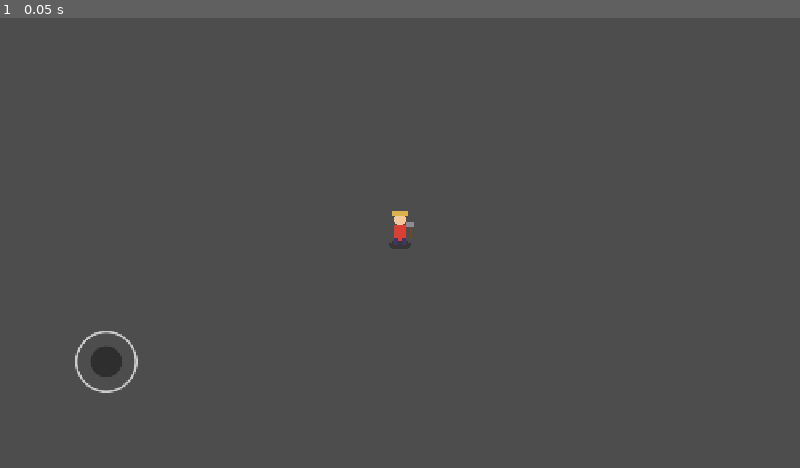
Above: before the commit, frame 1.
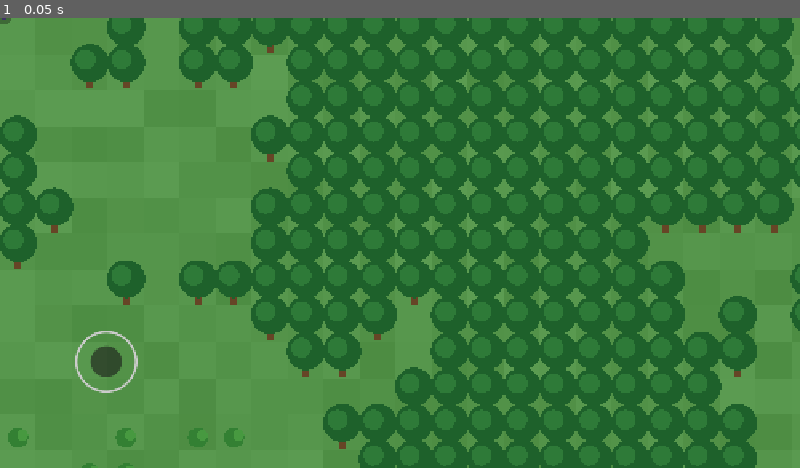
Above: after the commit, the same moment.

Repository: anhtoanmt1-netizen/Survival-tower-defense
Game: Godot game, scene res://scenes/game/game.tscn
The game is run twice, just before and just after one commit, with the same random seed, the same clock (stepped at 60 frames per second) and the same inputs.
Inputs:
- Up to frame 1 (0.05 s): no input

The runs differ from the first frame. In frame 1, 100% of the frame differs, in the area x 0-100%, y 0-100%.
Error before the commit: Parse Error: Cannot infer the type of "n" variable because the value doesn't have a set type. (res://scripts/map_generation/map_generator.gd:240)
Error after the commit: Invalid access to property or key 'moved' on a base object of type 'VirtualJoystick'. (res://scripts/game/game.gd:115)

Commit message:
Add files via upload

Diff:
--- a/scripts/game/game.gd
+++ b/scripts/game/game.gd
@@ -58,7 +58,7 @@
 		return false
 	map = m
 	grid_path = GridPath.new(m)
-	for v in [ground, back, front]:
+	for v: MapView in [ground, back, front]:
 		v.map = m
 		v.player = player
 	camera.limit_left = 0
--- a/scripts/map_generation/map_generator.gd
+++ b/scripts/map_generation/map_generator.gd
@@ -236,11 +236,13 @@
 		head += 1
 		var cx := cur % m.width
 		var cy := cur / m.width
-		for d in [Vector2i(1, 0), Vector2i(-1, 0), Vector2i(0, 1), Vector2i(0, -1)]:
-			var n := Vector2i(cx, cy) + d
-			if m.is_walkable(n) and visited[n.y * m.width + n.x] == 0:
-				visited[n.y * m.width + n.x] = 1
-				queue.append(n.y * m.width + n.x)
+		for k in 4:
+			var nx: int = cx + (1 if k == 0 else (-1 if k == 1 else 0))
+			var ny: int = cy + (1 if k == 2 else (-1 if k == 3 else 0))
+			var n := Vector2i(nx, ny)
+			if m.is_walkable(n) and visited[ny * m.width + nx] == 0:
+				visited[ny * m.width + nx] = 1
+				queue.append(ny * m.width + nx)
 	return visited
 
 
@@ -250,7 +252,7 @@
 	for g in m.gates:
 		if visited[g.y * m.width + g.x] == 0:
 			# Đào hành lang rộng 3 ô từ cổng tới tâm (hình chữ L).
-			var cur := g
+			var cur: Vector2i = g
 			while cur.x != c.x:
 				cur.x += signi(c.x - cur.x)
 				_clear_disc(m, cur, 1)
--- a/scripts/monsters/monster_manager.gd
+++ b/scripts/monsters/monster_manager.gd
@@ -7,7 +7,7 @@
 const MAX_ACTIVE := 150
 const FLOW_MIN_INTERVAL := 0.3
 const HIT_DIST_SQ := 169.0  # 13 px
-const TIER_COLORS: Array[Color] = [
+const TIER_COLORS := [
 	Color(0.30, 0.78, 0.30),  # xanh lá  - thường
 	Color(0.30, 0.50, 0.95),  # xanh dương
 	Color(0.62, 0.32, 0.85),  # tím
--- a/scripts/pathfinding/flow_field.gd
+++ b/scripts/pathfinding/flow_field.gd
@@ -5,11 +5,6 @@
 ## Dùng đúng quy tắc địa hình MapData.is_blocking_terrain như người chơi.
 
 const UNREACHED := 1000000
-const DIRS8: Array[Vector2i] = [
-	Vector2i(1, 0), Vector2i(-1, 0), Vector2i(0, 1), Vector2i(0, -1),
-	Vector2i(1, 1), Vector2i(-1, 1), Vector2i(1, -1), Vector2i(-1, -1),
-]
-
 var width := 0
 var height := 0
 var dist := PackedInt32Array()
@@ -77,17 +72,20 @@
 
 ## Ô kế tiếp (trong 8 hướng, không cắt góc vật cản) gần mục tiêu nhất. Trả về chính c nếu không có đường tốt hơn.
 func next_step(c: Vector2i) -> Vector2i:
-	var best := c
-	var best_d := dist_at(c)
-	for d in DIRS8:
-		var n := c + d
-		if not walk_at(n):
-			continue
-		if d.x != 0 and d.y != 0:
-			if not walk_at(c + Vector2i(d.x, 0)) or not walk_at(c + Vector2i(0, d.y)):
+	var best: Vector2i = c
+	var best_d: int = dist_at(c)
+	for dy in range(-1, 2):
+		for dx in range(-1, 2):
+			if dx == 0 and dy == 0:
 				continue
-		var nd := dist_at(n)
-		if nd < best_d:
-			best_d = nd
-			best = n
+			var n := Vector2i(c.x + dx, c.y + dy)
+			if not walk_at(n):
+				continue
+			if dx != 0 and dy != 0:
+				if not walk_at(Vector2i(c.x + dx, c.y)) or not walk_at(Vector2i(c.x, c.y + dy)):
+					continue  # không cắt góc vật cản
+			var nd: int = dist_at(n)
+			if nd < best_d:
+				best_d = nd
+				best = n
 	return best
--- a/scripts/player/player.gd
+++ b/scripts/player/player.gd
@@ -103,7 +103,7 @@
 
 
 func _collides(p: Vector2) -> bool:
-	for off in [Vector2(-HALF, -HALF), Vector2(HALF, -HALF), Vector2(-HALF, HALF), Vector2(HALF, HALF)]:
+	for off: Vector2 in [Vector2(-HALF, -HALF), Vector2(HALF, -HALF), Vector2(-HALF, HALF), Vector2(HALF, HALF)]:
 		if not map.is_walkable(Vector2i(((p + off) / T).floor())):
 			return true
 	return false
--- a/scripts/waves/wave_manager.gd
+++ b/scripts/waves/wave_manager.gd
@@ -28,8 +28,8 @@
 
 
 static func pick_tier(w: int) -> int:
-	for t in [4, 3, 2, 1]:
-		var p := clampf(float(w - t * 10) / 60.0, 0.0, 0.4)
+	for t: int in [4, 3, 2, 1]:
+		var p: float = clampf(float(w - t * 10) / 60.0, 0.0, 0.4)
 		if randf() < p:
 			return t
 	return 0
